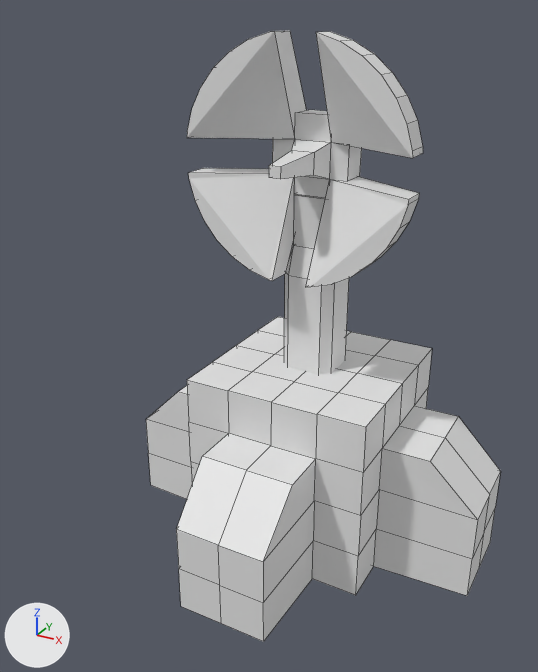
The Blender file ModelSources/static_aa.blend as it was, and as the next commit left it.
The view is the same before and after, from a 50 mm camera at (54.6, -117.6, 97.5) aimed at (-3.0, -12.8, 45.1). The lights are fixed; the arrows at lower left show +X, +Y and +Z. Mesh edges are drawn as thin lines. Materials are left out; every surface is plain grey.

Objects in the first picture: 'base', 'dish', 'stalk'.
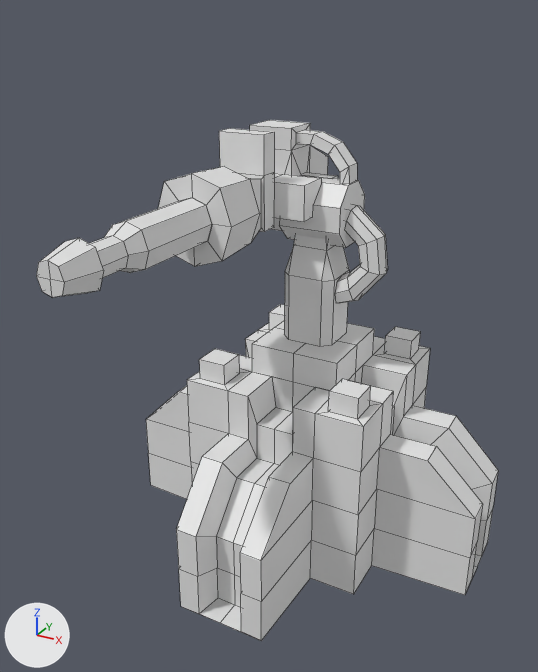
Commit message: static AA model

Changed parts and their boxes (x1, y1, x2, y2) in the pictures (538 x 672 px):
'base', reshaped
    before: (146, 317, 501, 642)
    after: (146, 304, 498, 641)
'dish', deleted
    before: (187, 30, 423, 287)
'barrel.004', added
    after: (158, 120, 365, 266)
'barrel.003', added
    after: (284, 204, 388, 346)
'barrel.001', added
    after: (36, 198, 212, 298)
'stalk', deleted
    before: (284, 194, 349, 374)
part 1 of me_cube, built on
    before: (178, 317, 501, 642)
    after: (178, 304, 498, 641)

What the commit changed:
me_cube is used by ob_base; location (0.0, 0.0, 0.0).
me_cube had 138 vertices, 136 faces and spanned x -35.5..35.5, y -35.5..35.5, z -0.1..35.1.
me_cube now has 289 vertices, 280 faces and spans x -35.5..35.1, y -35.5..35.5, z -0.1..40.8.
Part 1, on me_cube:
56 vertices are removed from x -35.5..35.5, y -26.3..26.3, z -0.1..35.1.
88 faces are deleted.
8 vertices in x 0.0, y -26.3..26.3, z 26.3..35.1 move by (-4.7, 0.0, 0.0).
6 vertices in x 0.0, y -35.5..35.5, z 0.3..17.1 move by (-4.5, 0.0, 0.0).
18 vertices move from x 8.4..17.6, y -35.5..35.5, z -0.1..35.1 to x -3.8..3.3, y -30.6..30.6, z 0.2..28.7.
110 vertices are added at x -35.5..35.1, y -35.5..35.5, z -0.1..40.8.
5 new vertices lie (8.6, 0.0, 0.0) away from vertices in x -8.8, y -8.8..8.8, z 35.1..40.8.
5 new vertices lie (8.6, 0.0, 0.0) away from vertices in x -0.2, y -8.8..8.8, z 35.1..40.8.
6 new vertices lie (0.0, 0.0, 3.8) away from vertices in x -15.9..10.1, y -15.9..15.9, z 35.1.
8 new vertices lie (5.4, 0.0, 0.0) away from vertices in x -15.9, y -15.9..15.9, z 35.1..38.9.
14 new vertices lie (8.8, 0.0, 0.0) away from vertices in x 8.4, y -17.6..17.6, z -0.1..35.1.
6 new vertices lie (-4.1, 0.0, 0.0) away from vertices in x 8.4, y -17.6..17.6, z 26.3..35.1.
5 new vertices lie (0.0, -8.8, 0.0) away from vertices in x 8.4..17.2, y 8.8..17.6, z -0.1..35.1.
11 new vertices lie (0.0, 7.2, 0.0) away from vertices in x -3.8..8.8, y -23.1..15.9, z 21.5..35.1.
9 new vertices lie (7.1, 0.0, 0.0) away from vertices in x -23.0..15.4, y -2.9..2.9, z 21.3..28.5.
8 new vertices lie (0.0, 0.0, 8.4) away from vertices in x 4.1..35.1, y -35.5..35.5, z 0.3.
8 new vertices lie (0.0, 0.0, 8.4) away from vertices in x 4.1..35.1, y -35.5..35.5, z 8.7.
6 new vertices lie (0.0, 2.8, 0.0) away from vertices in x -30.4..30.0, y -2.8, z 0.2..13.9.
6 new vertices lie (0.0, 2.8, 0.0) away from vertices in x -30.4..30.0, y 0.0, z 0.2..13.9.
232 new faces join them.
Mesh me_cube_007 is new.
It has 126 vertices, 101 faces and spans x -15.7..6.2, y -26.7..15.8, z -5.3..14.6.
Mesh me_cube_006 is new.
It has 76 vertices, 65 faces and spans x -4.9..13.5, y -3.9..6.1, z 0.1..26.2.
Mesh me_cube_003 is new.
It has 49 vertices, 44 faces and spans x -3.5..3.5, y -33.1..-2.6, z -3.8..3.6.
Object 'stalk' (ob_stalk) is deleted.
Object 'dish' (ob_dish) is deleted.
Object 'barrel.001' (ob_barrel_001) is new; it shows me_cube_003.
Its parent is ob_barrel_004.
Its matrix parent inverse is Matrix(((1.0, 0.0, 0.0, 0.607), (0.0, 1.0, 0.0, -1.331), (0.0, 0.0, 1.0, -64.41), (0.0, 0.0, 0.0, 1.0))).
Its location is (-9.361, -22.74, 67.88).
Object 'barrel.004' (ob_barrel_004) is new; it shows me_cube_007.
Its parent is ob_barrel_003.
Its matrix parent inverse is Matrix(((1.0, 0.0, 0.0, 0.607), (0.0, 1.0, 0.0, 0.0), (0.0, 0.0, 1.0, -40.7), (0.0, 0.0, 0.0, 1.0))).
Its location is (-0.607, 1.331, 64.41).
Object 'barrel.003' (ob_barrel_003) is new; it shows me_cube_006.
Its parent is ob_base.
Its location is (-0.607, 0.0, 40.7).
